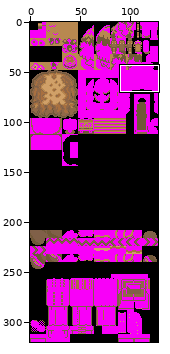
A sprite sheet gets an edit: resources/tilesets/0/gTileset_General_Tiles_Pal1.png. The picture above shows the old version from afar; the outline marks the close-up.
Close-up. First the earlier version:
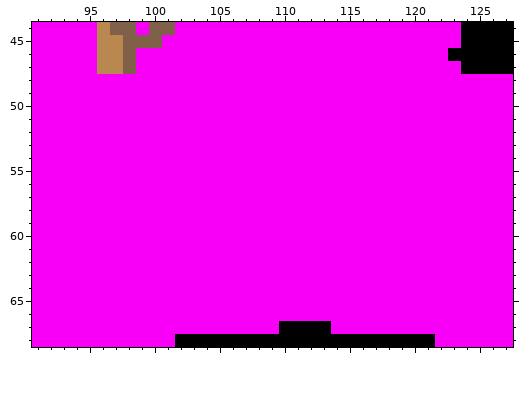
The file is 128x320 pixels. Shown: x 91..127, y 44..68.
After the commit:
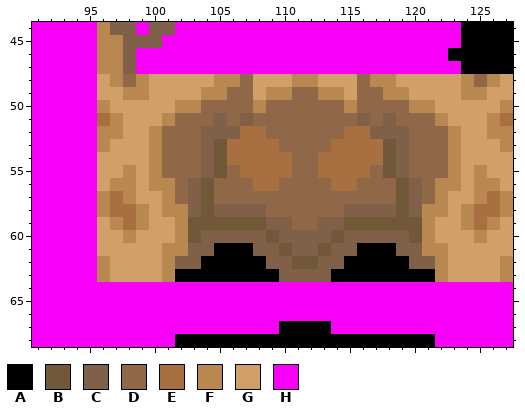
Palette (. is transparent): A #000000  B #705838  C #806048  D #906848  E #a87040  F #b88850  G #d0a068  H #f800f8
Diff:
y 48: x 96..127 HHHHHHHHHHHHHHHHHHHHHHHHHHHHHHHH -> GFDFGGGGGFFDGGGFFGGGDFFGGGGGFDFG
y 49: x 96..127 HHHHHHHHHHHHHHHHHHHHHHHHHHHHHHHH -> GGFFGGGGFFDDGFFDDFFGDDFFGGGGFFGG
y 50: x 96..127 HHHHHHHHHHHHHHHHHHHHHHHHHHHHHHHH -> FGGGGGFFDDDDFDDDDDDFDDDDFFGGGGGF
y 51: x 96..127 HHHHHHHHHHHHHHHHHHHHHHHHHHHHHHHH -> EFGGGFDDDCDCDDDDDDDDCDCDDDFGGGFE
y 52: x 96..127 HHHHHHHHHHHHHHHHHHHHHHHHHHHHHHHH -> FFGGFDDDCCCEEDDDDDDEECCCDDDFGGFF
y 53: x 96..127 HHHHHHHHHHHHHHHHHHHHHHHHHHHHHHHH -> FGGGFDDDCBEEEEDDDDEEEEBCDDDFGGGF
y 54: x 96..127 HHHHHHHHHHHHHHHHHHHHHHHHHHHHHHHH -> GGGGFDDDCBEEEEEDDEEEEEBCDDDFGGGG
y 55: x 96..127 HHHHHHHHHHHHHHHHHHHHHHHHHHHHHHHH -> GGFGFDDDCBDEEEEDDEEEEDBCDDDFGFGG
y 56: x 96..127 HHHHHHHHHHHHHHHHHHHHHHHHHHHHHHHH -> GFFGFFDCBDDDEEDDDDEEDDDBCDFFGFFG
y 57: x 96..127 HHHHHHHHHHHHHHHHHHHHHHHHHHHHHHHH -> FEFGGFDCBDDDDDDDDDDDDDDBCDFGGFEF
y 58: x 96..127 HHHHHHHHHHHHHHHHHHHHHHHHHHHHHHHH -> FEEFGFFCBCCCCDDDDDDCCCCBCFFGFEEF
y 59: x 96..127 HHHHHHHHHHHHHHHHHHHHHHHHHHHHHHHH -> GFEFGGFBBBBBBCCDDCCBBBBBBFGGFEFG
y 60: x 96..127 HHHHHHHHHHHHHHHHHHHHHHHHHHHHHHHH -> GGFGGGFBCCCCCBCCCCBCCCCCBFGGGFGG
y 61: x 96..127 HHHHHHHHHHHHHHHHHHHHHHHHHHHHHHHH -> GGGGGFFCCAAACCBCCBCCAAACCFFGGGGG
y 62: x 96..127 HHHHHHHHHHHHHHHHHHHHHHHHHHHHHHHH -> FGGGGFCCAAAAACCBBCCAAAAACCFGGGGF
y 63: x 96..127 HHHHHHHHHHHHHHHHHHHHHHHHHHHHHHHH -> FGGGGFAAAAAAAACCCCAAAAAAAAFGGGGF
Where, in picture pixels (left, top, right, bottom), the same in both close-ups:
changed: (97, 74, 513, 282)
